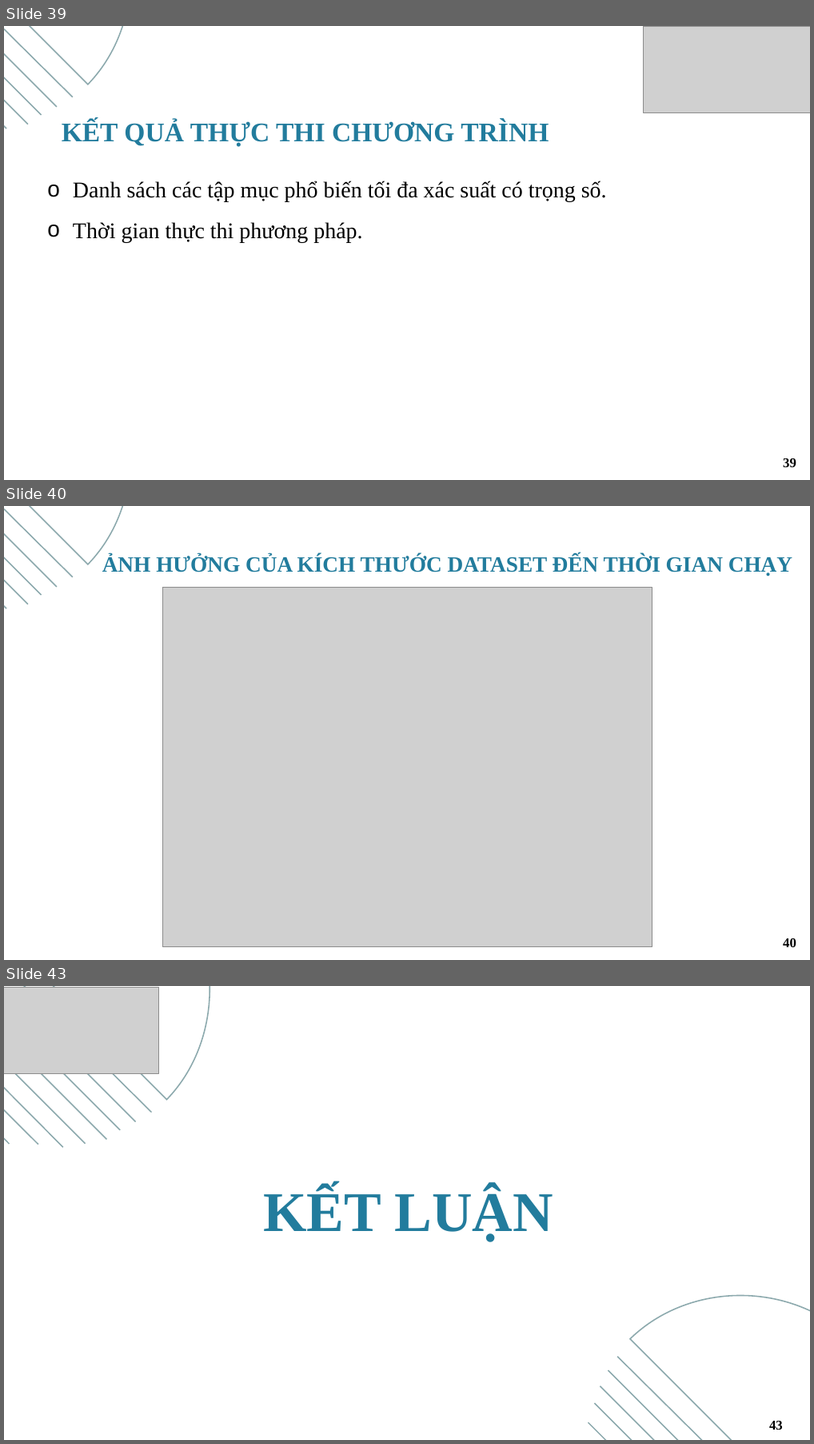
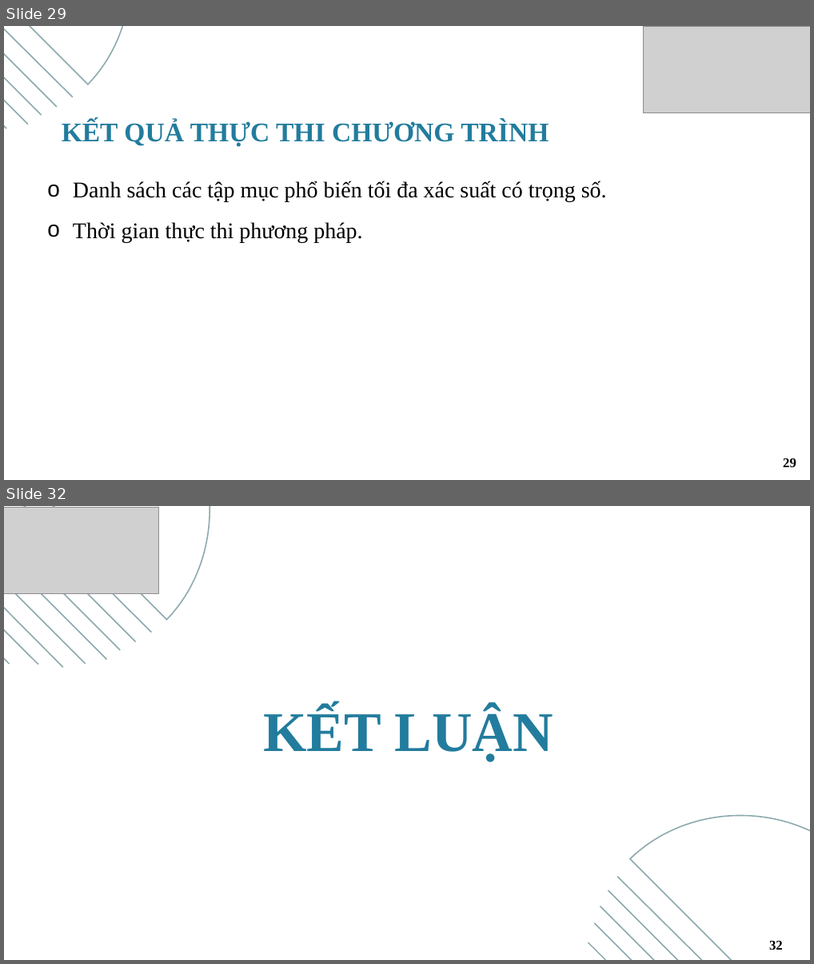
Before and after one commit to AceGnuh/khoa-luan, a slide deck: report/CD.8_NguyenChiThien_52000052.pptx. Shown one above the other, each under a label of ours: slides 39, 40 and 43 before the commit, slides 29 and 32 after it; the slides between them are not shown. The pictures are 814x1444 and 814x964 pixels, drawn with LibreOffice and Linux fonts; fonts in the diff are those of the drawing; grey boxes stand for pictures. Boxes give left, top, right and bottom in pixels: in the first picture for what was removed or moved away, otherwise in the second. Text is boxed around its words. In the diff, an @@ line names an element or a change of style, - is before the commit and + after.

```diff
--- a/report/CD.8_NguyenChiThien_52000052.pptx
+++ b/report/CD.8_NguyenChiThien_52000052.pptx
@@ slide 40 removed at (4,506,810,960), background #FFFFFF @@
@@ freeform shape removed at (4,506,199,564) @@
@@ line removed from (4, 506) to (73, 577) @@
@@ line removed from (4, 506) to (57, 587) @@
@@ line removed from (4, 506) to (41, 595) @@
@@ line removed from (4, 506) to (28, 604) @@
@@ line removed from (4, 506) to (6, 608) @@
@@ text removed at (102,555,793,576) @@
-ẢNH HƯỞNG CỦA KÍCH THƯỚC DATASET ĐẾN THỜI GIAN CHẠY
@@ picture removed at (162,587,652,946) @@
@@ page number removed at (783,938,797,947) @@
-40
@@ what was slide 39 is now slide 29 @@
@@ page number at (783,458,797,467): text changed @@
-39
+29
@@ what was slide 43 is now slide 32 @@
@@ page number at (770,940,783,949): text changed @@
-43
+32
```
Also in this commit, not shown: 7 slides changed, 4 slides added, 14 other slides removed.
